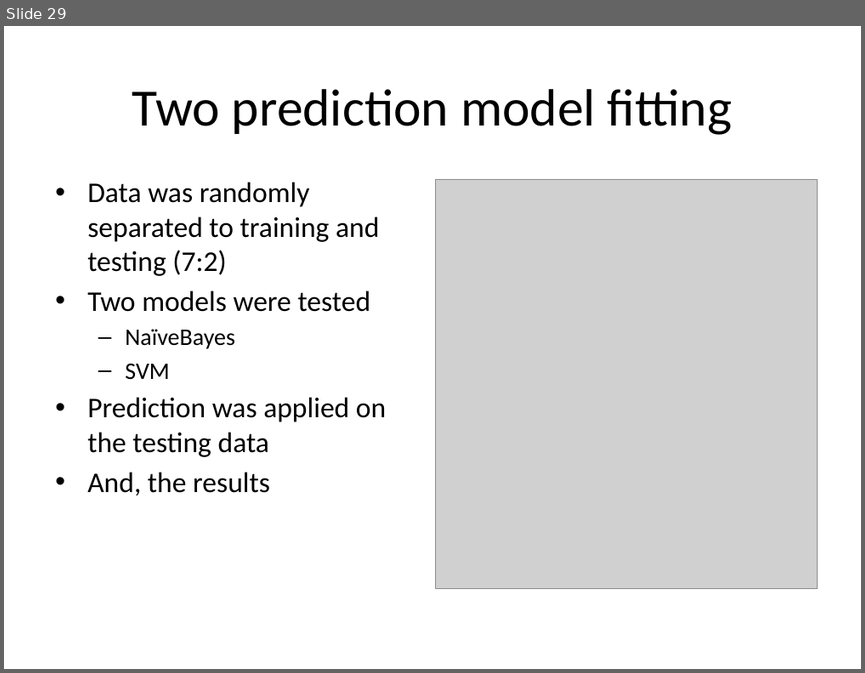
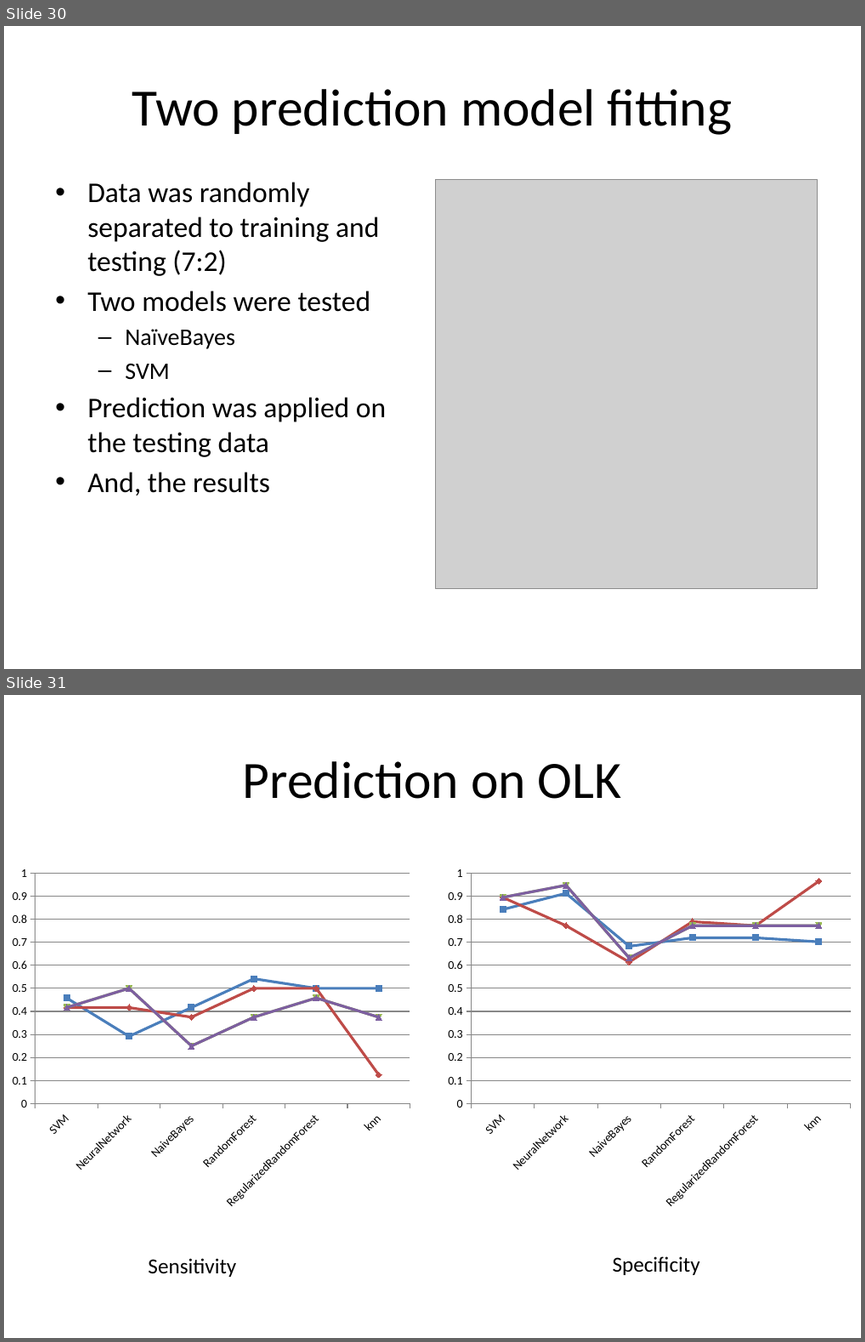
Before and after one commit to 2waybene/mixturemodel, a slide deck: BeijingMeeting/OralCancer.pptx. Shown one above the other, each under a label of ours: slide 29 before the commit, slides 30 and 31 after it. The pictures are 865x673 and 865x1342 pixels, drawn with LibreOffice and Linux fonts; fonts in the diff are those of the drawing; grey boxes stand for pictures. Boxes give left, top, right and bottom in pixels: in the first picture for what was removed or moved away, otherwise in the second. Text is boxed around its words. In the diff, an @@ line names an element or a change of style, - is before the commit and + after.

```diff
--- a/BeijingMeeting/OralCancer.pptx
+++ b/BeijingMeeting/OralCancer.pptx
@@ slide 31 added at (4,695,861,1338), background #FFFFFF @@
@@ title added at (243,761,622,799), 44 pt, text #000000 @@
+Prediction on OLK
@@ line chart added at (4,860,418,1217) @@
+categories: SVM, NeuralNetwork, NaiveBayes, RandomForest, RegularizedRandomForest, knn
+Series 1: 0.46, 0.29, 0.42, 0.54, 0.5, 0.5
+Series 2: 0.42, 0.42, 0.38, 0.5, 0.5, 0.12
+Series 3: 0.42, 0.5, 0.25, 0.38, 0.46, 0.38
+Series 4: 0.42, 0.5, 0.25, 0.38, 0.46, 0.38
@@ line chart added at (439,860,858,1217) @@
+categories: SVM, NeuralNetwork, NaiveBayes, RandomForest, RegularizedRandomForest, knn
+Series 1: 0.84, 0.91, 0.68, 0.72, 0.72, 0.7
+Series 2: 0.89, 0.77, 0.61, 0.79, 0.77, 0.96
+Series 3: 0.89, 0.95, 0.63, 0.77, 0.77, 0.77
+Series 4: 0.89, 0.95, 0.63, 0.77, 0.77, 0.77
@@ text added at (148,1258,236,1276), 18 pt, text #000000 @@
+Sensitivity
@@ text added at (613,1256,700,1275), 18 pt, text #000000 @@
+Specificity
@@ what was slide 29 is now slide 30 @@
```
Also in this commit, not shown: 6 slides changed, 13 other slides added, 10 slides removed, 8 other files.
